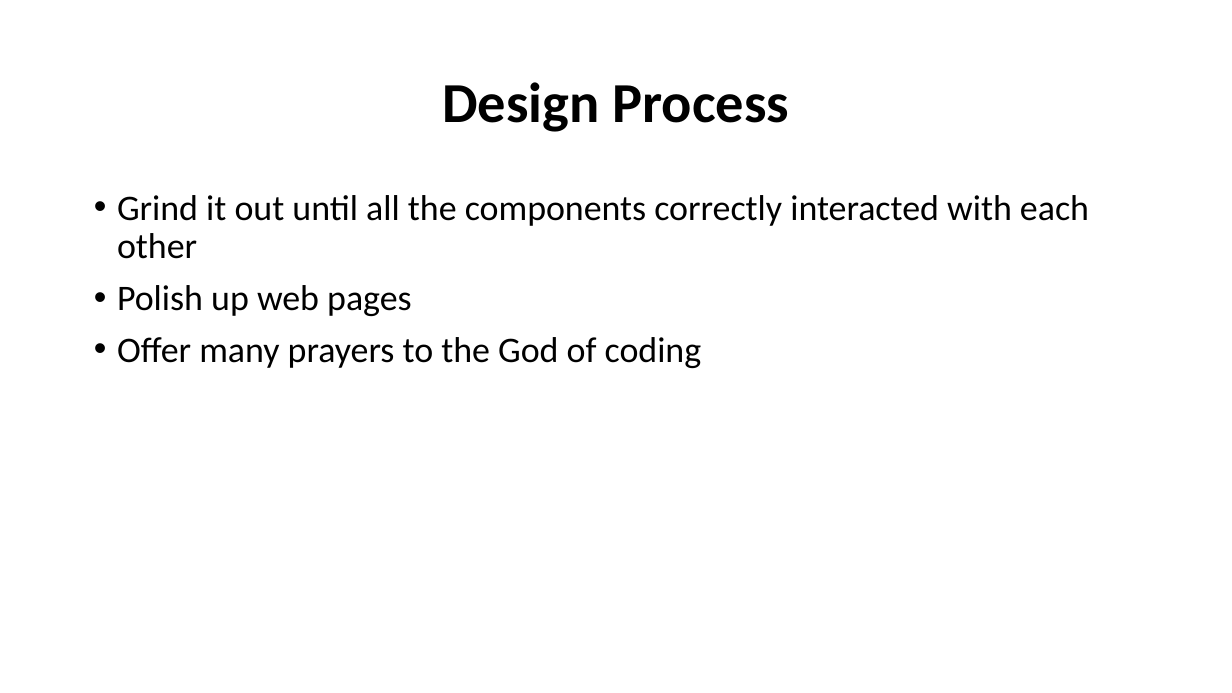
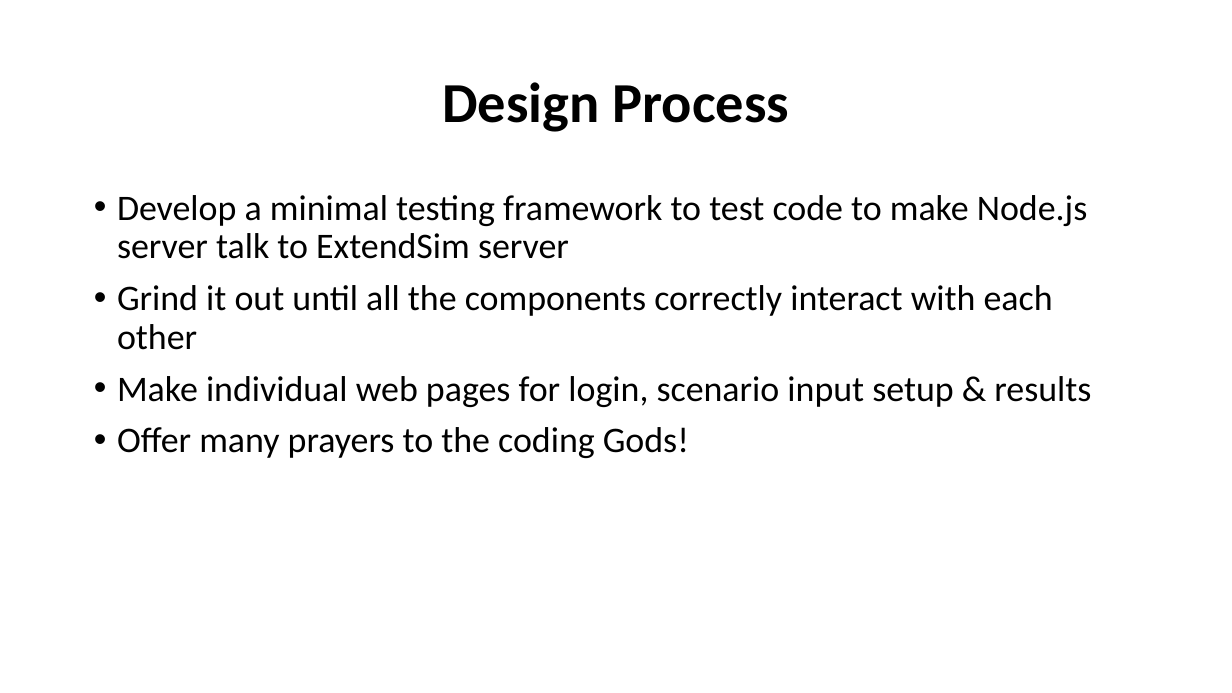
Before and after one commit to phtag/ExtendSim-WebApp, a slide deck: slide 8 of ExtendSim Web Simulation_project_2.pptx. Drawn at 1232x693 pixels with LibreOffice and Linux fonts; fonts in the diff are those of the drawing. Boxes give left, top, right and bottom in pixels: in the first picture for what was removed or moved away, otherwise in the second. Text is boxed around its words. In the diff, an @@ line names an element or a change of style, - is before the commit and + after.

```diff
--- a/ExtendSim Web Simulation_project_2.pptx
+++ b/ExtendSim Web Simulation_project_2.pptx
@@ text at [117,195,1091,458]: text changed @@
-• Grind it out until all the components correctly interacted with each other
-• Polish up web pages
-• Offer many prayers to the God of coding
+• Develop a minimal testing framework to test code to make Node.js server talk to ExtendSim server
+• Grind it out until all the components correctly interact with each other
+• Make individual web pages for login, scenario input setup & results
+• Offer many prayers to the coding Gods!
```
Also in this commit, not shown: 1 other slide changed, 5 other files.
